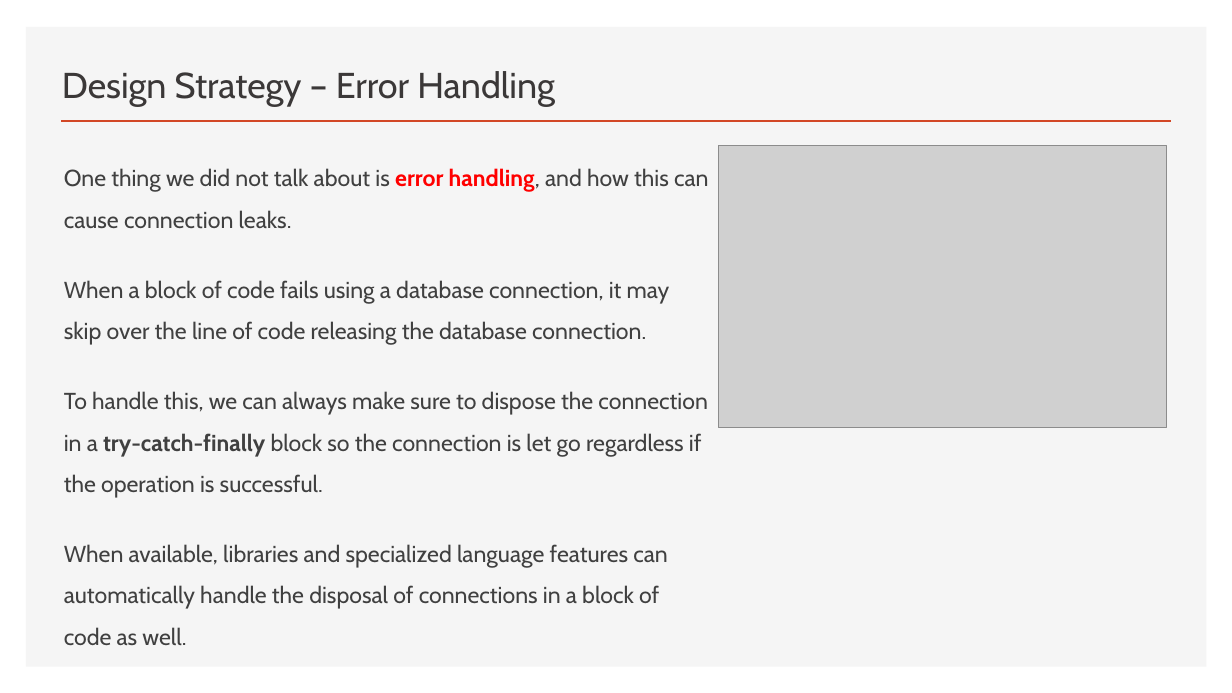
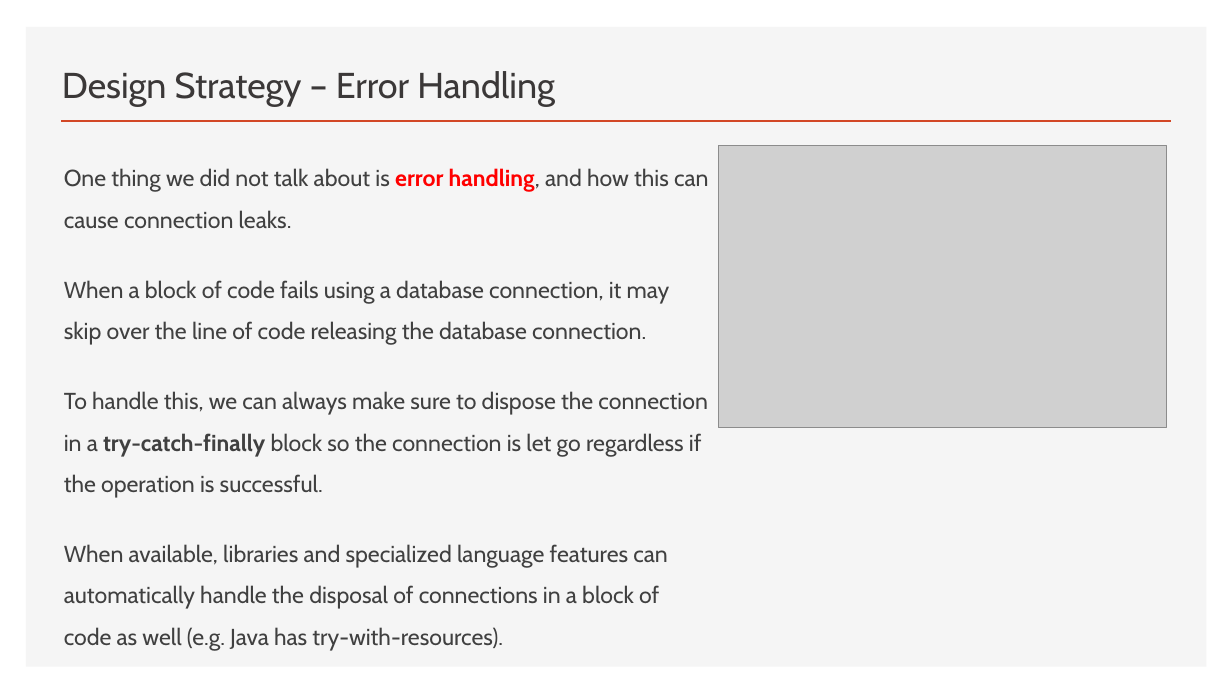
Before and after one commit to thomasnield/oreilly_programming_with_sql, a slide deck: slide 24 of oreilly_programming_with_sql.pptx. Drawn at 1232x693 pixels with LibreOffice and Linux fonts; fonts in the diff are those of the drawing; grey boxes stand for pictures. Boxes give left, top, right and bottom in pixels: in the first picture for what was removed or moved away, otherwise in the second. Text is boxed around its words. In the diff, an @@ line names an element or a change of style, - is before the commit and + after.

```diff
--- a/oreilly_programming_with_sql.pptx
+++ b/oreilly_programming_with_sql.pptx
@@ text at bbox=[64, 544, 667, 651]: text changed @@
-When available, libraries and specialized language features can automatically handle the disposal of connections in a block of code as well.
+When available, libraries and specialized language features can automatically handle the disposal of connections in a block of code as well (e.g. Java has try-with-resources).
```
Also in this commit, not shown: 16 other files.
